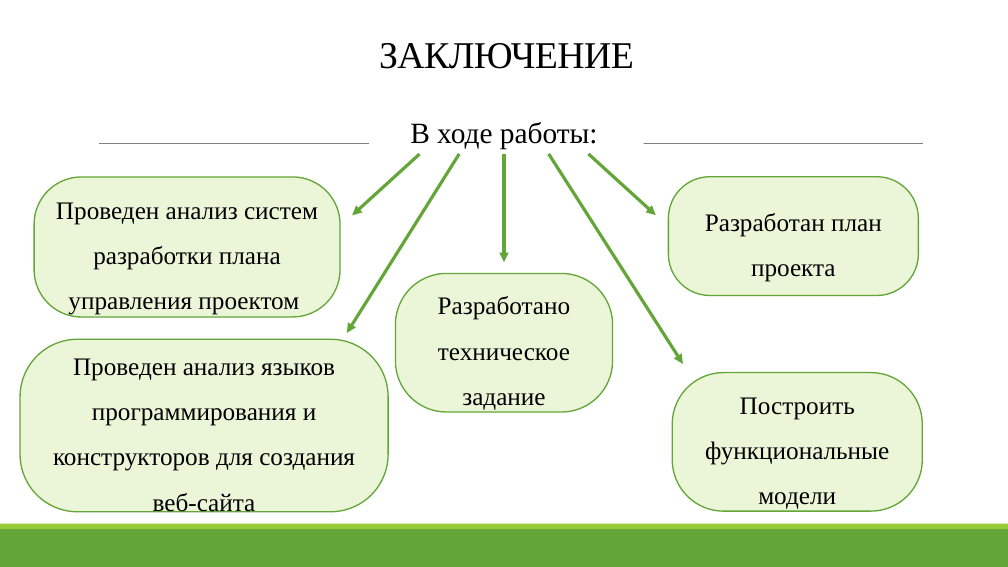
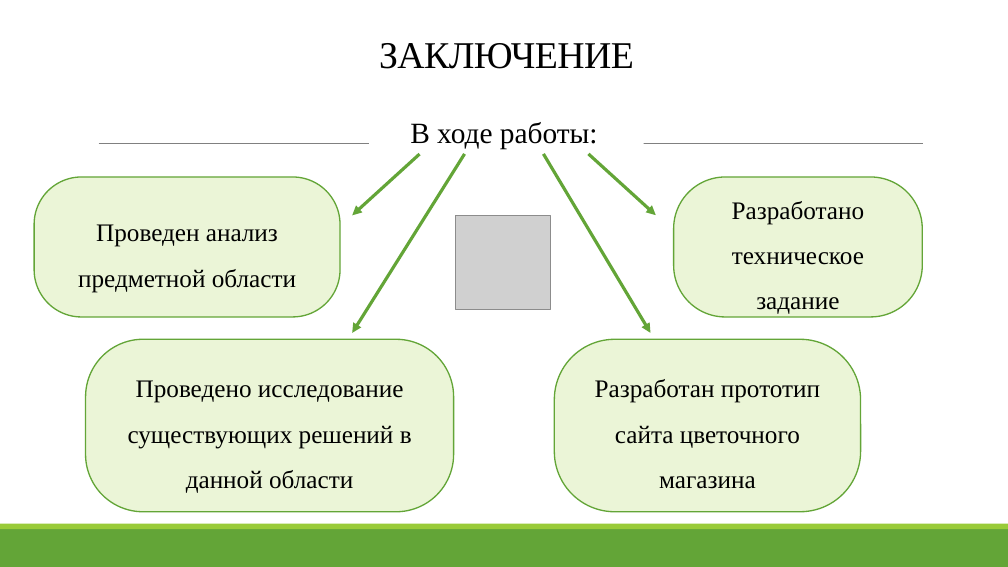
Before and after one commit to lizamlzw/kursovaya, a slide deck: slide 15 of курсач презентация.pptx (slide 13 before the commit). Drawn at 1008x567 pixels with LibreOffice and Linux fonts; fonts in the diff are those of the drawing; grey boxes stand for pictures. Boxes give left, top, right and bottom in pixels: in the first picture for what was removed or moved away, otherwise in the second. Text is boxed around its words. In the diff, an @@ line names an element or a change of style, - is before the commit and + after.

```diff
--- a/курсач презентация.pptx
+++ b/курсач презентация.pptx
@@ arrow moved from (459, 154) - (347, 333) to (464, 154) - (352, 333) @@
@@ arrow removed from (504, 154) to (504, 262) @@
@@ arrow moved from (549, 154) - (683, 364) to (544, 154) - (650, 333) @@
@@ rounded rectangle "Разработано техническое задание": place and size @@
-rounded rectangle "Разработано техническое задание" at <box>395,274,613,412</box>
+rounded rectangle "Разработано техническое задание" at <box>674,177,923,317</box>
@@ text in rounded rectangle at <box>78,224,296,293</box>: text changed @@
-Проведен анализ систем разработки плана управления проектом
+Проведен анализ предметной области
@@ picture added at <box>456,216,551,310</box> @@
@@ rounded rectangle "Проведено исследование существующих решений в ...": place and size @@
-rounded rectangle "Проведено исследование существующих решений в ..." at <box>20,340,389,512</box>
+rounded rectangle "Проведено исследование существующих решений в ..." at <box>85,340,454,512</box>
@@ rounded rectangle "Разработан прототип сайта цветочного магазина": place and size @@
-rounded rectangle "Разработан прототип сайта цветочного магазина" at <box>668,177,919,296</box>
+rounded rectangle "Разработан прототип сайта цветочного магазина" at <box>554,340,861,512</box>
@@ text in rounded rectangle at <box>128,380,412,493</box>: text changed @@
-Проведен анализ языков программирования и конструкторов для создания веб-сайта
+Проведено исследование существующих решений в данной области
@@ text in rounded rectangle at <box>595,379,820,489</box>: text changed @@
-Разработан план проекта
+Разработан прототип сайта цветочного магазина
@@ rounded rectangle removed at <box>672,373,923,511</box> @@
-Построить функциональные модели
```
Also in this commit, not shown: 3 other slides changed, 2 slides added, 2 other files.
